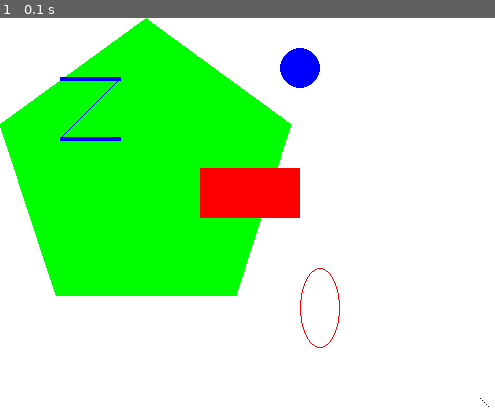
Above: before the commit, frame 1.
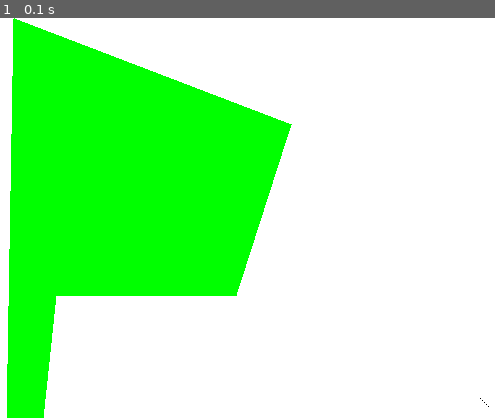
Above: after the commit, the same moment.

Repository: mikemike112-1/cn
Game: pygame game, started from Activity 2/main.py
The game is run twice, just before and just after one commit, with the same random seed, the same clock (stepped at 60 frames per second) and the same inputs.
Inputs:
- Up to frame 1 (0.1 s): no input

The runs differ from the first frame. In frame 1, 12% of the frame differs, in the area x 0-69%, y 0-100%.

Commit message:
end of 1/3 meeting

Diff:
--- a/Activity 2/main.py
+++ b/Activity 2/main.py
@@ -21,13 +21,15 @@
 
 # draw on the surface object
 DISPLAYSURF.fill(WHITE)
-pygame.draw.polygon(DISPLAYSURF, GREEN, ((146, 0), (291, 106), (236, 277), (56, 277), (0, 106)))
-pygame.draw.line(DISPLAYSURF, BLUE, (60, 60), (120, 60), 4)
-pygame.draw.line(DISPLAYSURF, BLUE, (120, 60), (60, 120))
-pygame.draw.line(DISPLAYSURF, BLUE, (60, 120), (120, 120), 4)
-pygame.draw.circle(DISPLAYSURF, BLUE, (300, 50), 20, 0)
-pygame.draw.ellipse(DISPLAYSURF, RED, (300, 250, 40, 80), 1)
-pygame.draw.rect(DISPLAYSURF, RED, (200, 150, 100, 50))
+pygame.draw.polygon(DISPLAYSURF, GREEN, ((14, 0), (291, 106), (236, 277), (56, 277), (0, 806)))
+
+#pygame.draw.polygon(DISPLAYSURF, GREEN, ((146, 0), (291, 106), (236, 277), (56, 277), (0, 106)))
+# pygame.draw.line(DISPLAYSURF, BLUE, (60, 60), (120, 60), 4)
+# pygame.draw.line(DISPLAYSURF, BLUE, (120, 60), (60, 120))
+# pygame.draw.line(DISPLAYSURF, BLUE, (60, 120), (120, 120), 4)
+# pygame.draw.circle(DISPLAYSURF, BLUE, (300, 50), 20, 0)
+# pygame.draw.ellipse(DISPLAYSURF, RED, (300, 250, 40, 80), 1)
+# pygame.draw.rect(DISPLAYSURF, RED, (200, 150, 100, 50))
 pixObj = pygame.PixelArray(DISPLAYSURF)
 pixObj[480][380] = BLACK
 pixObj[482][382] = BLACK
